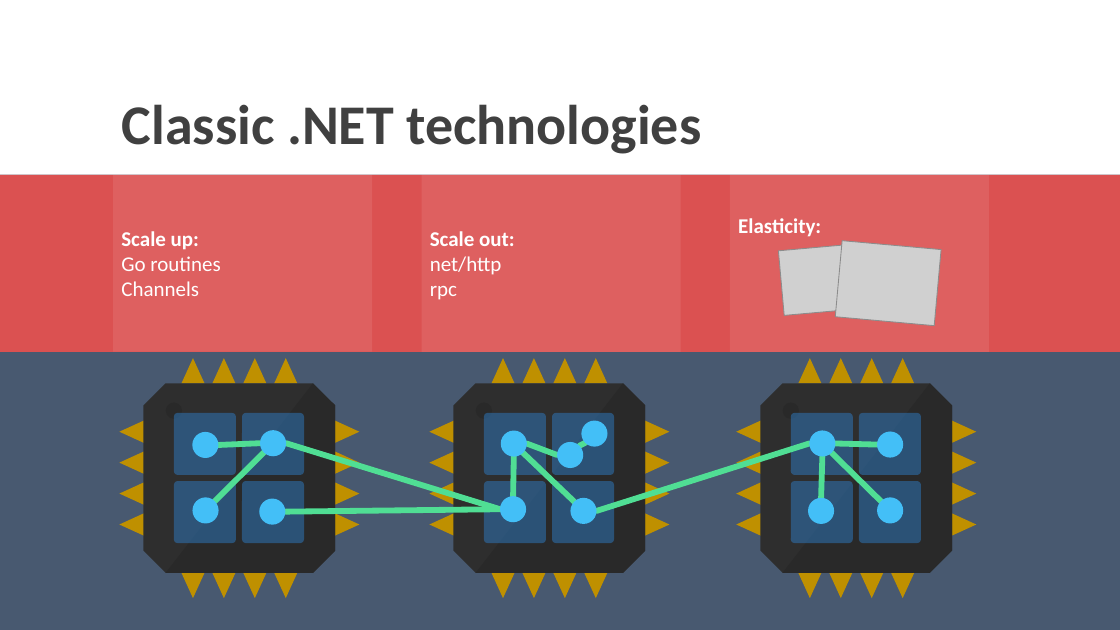
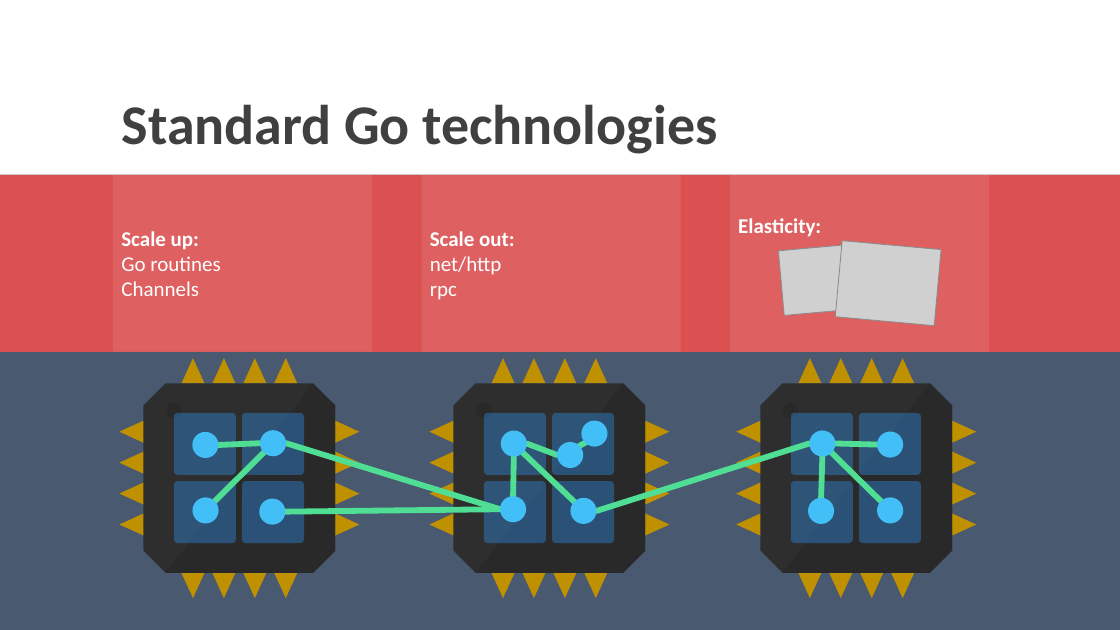
Before and after one commit to rogeralsing/Presentations, a slide deck: slide 12 of ProtoActor/TV4/protoactor.pptx. Drawn at 1120x630 pixels with LibreOffice and Linux fonts; fonts in the diff are those of the drawing; grey boxes stand for pictures. Boxes give left, top, right and bottom in pixels: in the first picture for what was removed or moved away, otherwise in the second. Text is boxed around its words. In the diff, an @@ line names an element or a change of style, - is before the commit and + after.

```diff
--- a/ProtoActor/TV4/protoactor.pptx
+++ b/ProtoActor/TV4/protoactor.pptx
@@ text at bbox=[122, 104, 718, 154]: text changed @@
-Classic .NET technologies
+Standard Go technologies
```
Also in this commit, not shown: 10 other slides changed, 3 slides added, 14 slides removed.
